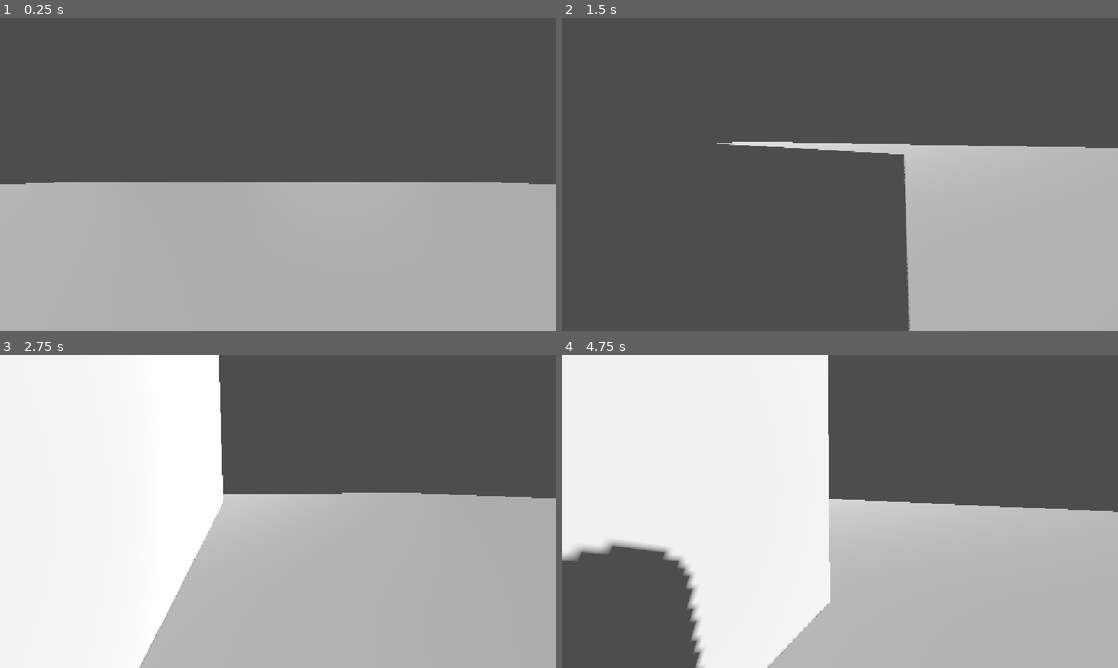
Above: before the commit, frames 1-4 (two rows, left to right).
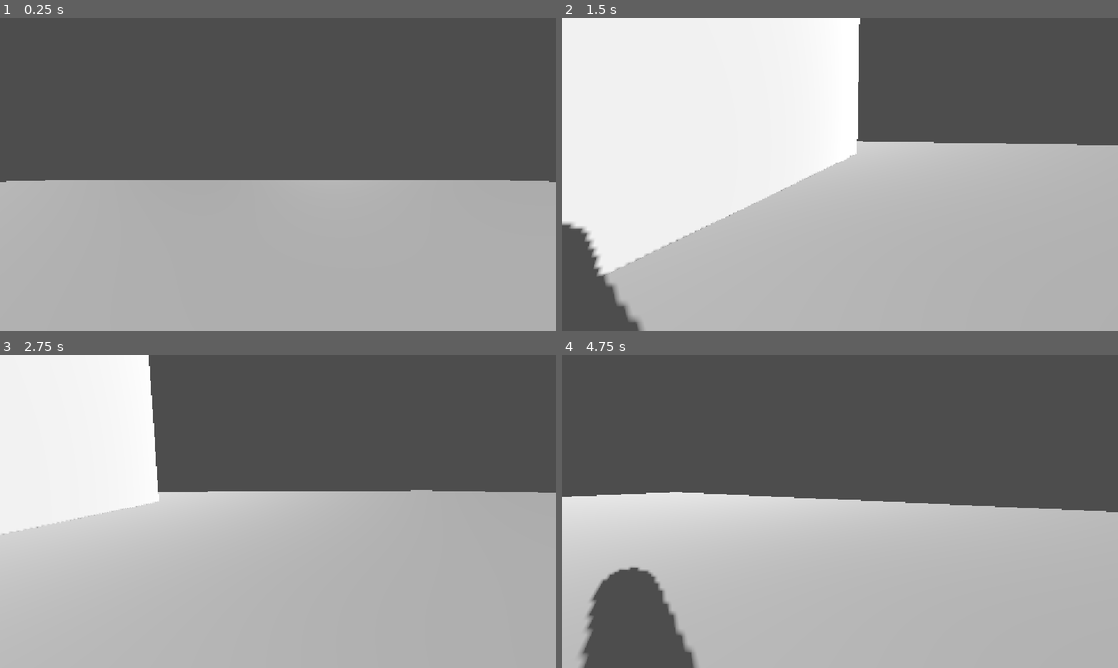
Above: after the commit, the same moments.

Repository: TheBullfrogEngineer/Fugue-Sleuth
Game: Godot game, scene res://Worlds/test_world.tscn
Two runs of this game, one before a commit and one after it. Both use one fixed random seed, a clock stepped at 60 frames per second and the inputs below.
Inputs (mouse positions are in pixels of both pictures, inside the frame that each line leads up to):
- Up to frame 1 (0.25 s): no input
- Up to frame 2 (1.5 s): tap Enter at 0.5 s; move the mouse to (962, 158) at 0.52 s; hold D (right) 0.53-1.28 s; hold Ctrl (Crouch, bound only after the commit) 0.53-1.28 s; click (962, 158) at 0.67 s; tap Space (jump) at 0.77 s; move the mouse to (812, 174) at 1.27 s; hold W (up) from 1.28 s (still down); tap Shift (sprint) at 1.35 s
- Up to frame 3 (2.75 s): keep holding W (up); tap Space (jump) at 1.52 s; tap Ctrl (Crouch, bound only after the commit) at 1.55 s; move the mouse to (289, 505) at 2.02 s; hold Ctrl (Crouch, bound only after the commit) from 2.03 s (still down)
- Up to frame 4 (4.75 s): keep holding W (up); move the mouse to (834, 517) at 2.77 s; release Ctrl (Crouch, bound only after the commit) at 2.78 s; tap Ctrl (Crouch, bound only after the commit) at 2.85, 3.8, 4.35 s; tap Space (jump) at 3.02, 3.77, 4.52 s; move the mouse to (878, 514) at 3.52 s; hold Shift (sprint) 3.53-4.28 s; move the mouse to (795, 508) at 4.27 s

The runs differ from the first frame. In frame 1, 0.7% of the frame differs, in the area x 0-100%, y 51-54%; in frame 2, 56%, in the area x 0-100%, y 0-100%; in frame 3, 22%; in frame 4, 39%.

Commit message:
Adds in the ability to crouch

Diff:
--- a/fugue-sleuth/Character/john_detective.gd
+++ b/fugue-sleuth/Character/john_detective.gd
@@ -105,6 +105,10 @@
 func _physics_process(delta):
 	var input_dir = Input.get_vector("left", "right", "up", "down").normalized()
 	wish_dir = self.global_transform.basis * Vector3(input_dir.x, 0, input_dir.y)
+	if Input.is_action_pressed("Crouch"):
+		%CollisionShape3D.shape.height = 0.3
+	else:
+		%CollisionShape3D.shape.height = 1
 
 	if is_on_floor():
 		if Input.is_action_just_pressed("jump") or (auto_bhop and Input.is_action_pressed("jump")):
--- a/fugue-sleuth/Character/john_detective.tscn
+++ b/fugue-sleuth/Character/john_detective.tscn
@@ -10,6 +10,7 @@
 script = ExtResource("1_nx3uc")
 
 [node name="CollisionShape3D" type="CollisionShape3D" parent="." unique_id=1904148566]
+unique_name_in_owner = true
 transform = Transform3D(1, 0, 0, 0, 1, 0, 0, 0, 1, 0, 1, 0)
 shape = SubResource("CapsuleShape3D_4ayxd")
 
--- a/fugue-sleuth/Worlds/test_world.tscn
+++ b/fugue-sleuth/Worlds/test_world.tscn
@@ -14,7 +14,7 @@
 environment = SubResource("Environment_4ayxd")
 
 [node name="DirectionalLight3D" type="DirectionalLight3D" parent="WorldEnvironment" unique_id=1400096253]
-transform = Transform3D(-0.86753637, -0.42955074, 0.25073266, -0.35514086, 0.88791543, 0.2923717, -0.34821787, 0.16459765, -0.92284995, 0, 11.701656, 24.502739)
+transform = Transform3D(-0.86753637, -0.42955074, 0.25073266, -0.35514086, 0.88791543, 0.2923717, -0.34821787, 0.16459765, -0.92284995, 0, 32.44034, 24.705898)
 light_energy = 0.4
 shadow_enabled = true
 
@@ -27,7 +27,7 @@
 material = SubResource("StandardMaterial3D_4ayxd")
 
 [node name="Wall" type="CSGBox3D" parent="WorldEnvironment/TestLevel" unique_id=756956463]
-transform = Transform3D(1, 0, 0, 0, 1, 0, 0, 0, 1, 0, 8, 0)
+transform = Transform3D(0.82798433, 0, 0, 0, 1, 0, 0, 0, 1, 0, 8, 5.1479416)
 use_collision = true
 size = Vector3(50, 25, 1)
 material = SubResource("StandardMaterial3D_ggs6p")
--- a/fugue-sleuth/project.godot
+++ b/fugue-sleuth/project.godot
@@ -52,6 +52,11 @@
 "events": [Object(InputEventKey,"resource_local_to_scene":false,"resource_name":"","device":-1,"window_id":0,"alt_press …(195 unchanged characters)…
 ]
 }
+Crouch={
+"deadzone": 0.2,
+"events": [Object(InputEventKey,"resource_local_to_scene":false,"resource_name":"","device":-1,"window_id":0,"alt_pressed":false,"shift_pressed":false,"ctrl_pressed":false,"meta_pressed":false,"pressed":false,"keycode":0,"physical_keycode":4194326,"key_label":0,"unicode":0,"location":0,"echo":false,"script":null)
+]
+}
 
 [physics]
 
